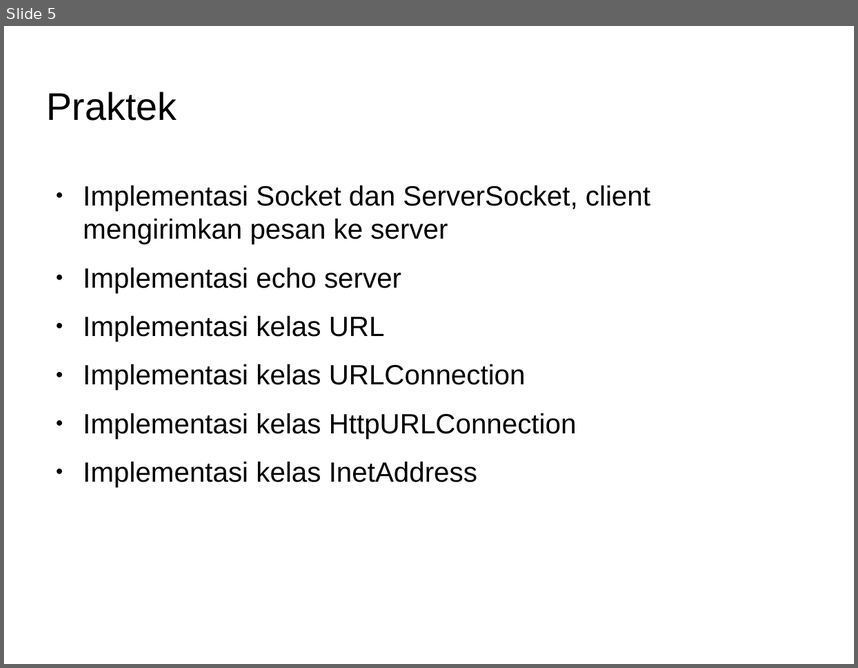
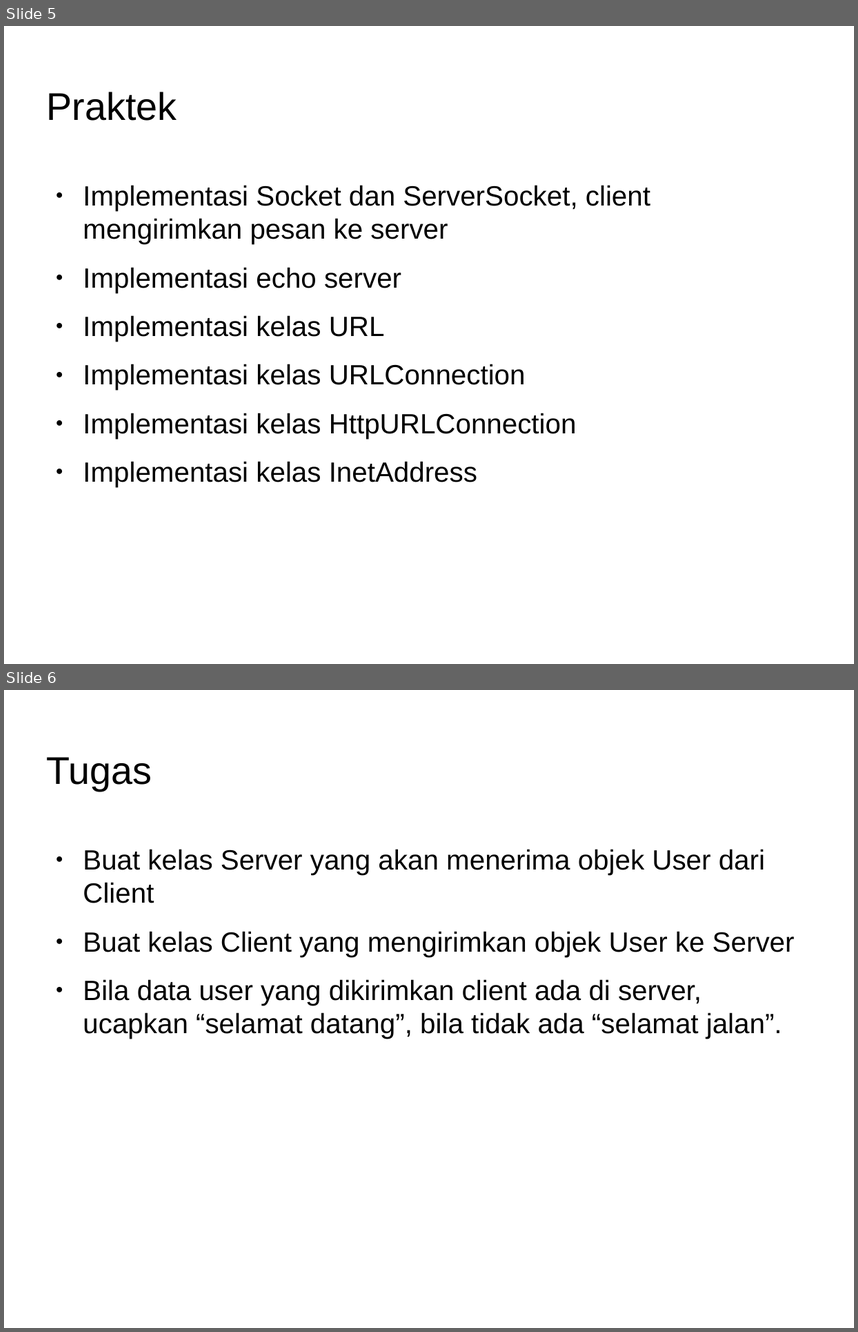
Before and after one commit to Dickyfathur7/pemrograman-komputer-2, a slide deck: 05-networking/slide-networking.odp. Shown one above the other, each under a label of ours: slide 5 before the commit, slides 5 and 6 after it. The pictures are 858x668 and 858x1332 pixels, drawn with LibreOffice and Linux fonts; fonts in the diff are those of the drawing; background and template pictures are left out. Boxes give left, top, right and bottom in pixels: in the first picture for what was removed or moved away, otherwise in the second. Text is boxed around its words. In the diff, an @@ line names an element or a change of style, - is before the commit and + after.

Commit message:
update tugas untuk materi networking

```diff
--- a/05-networking/slide-networking.odp
+++ b/05-networking/slide-networking.odp
@@ slide 6 added at (x1=4, y1=690, x2=854, y2=1328), background picture (left out) @@
@@ title added at (x1=47, y1=757, x2=152, y2=791), 36 pt, text #000000 @@
+Tugas
@@ text added at (x1=83, y1=849, x2=795, y2=1038), 26 pt, text #000000 @@
+● Buat kelas Server yang akan menerima objek User dari Client
+● Buat kelas Client yang mengirimkan objek User ke Server
+● Bila data user yang dikirimkan client ada di server, ucapkan “selamat datang”, bila tidak ada “selamat jalan”.
```
